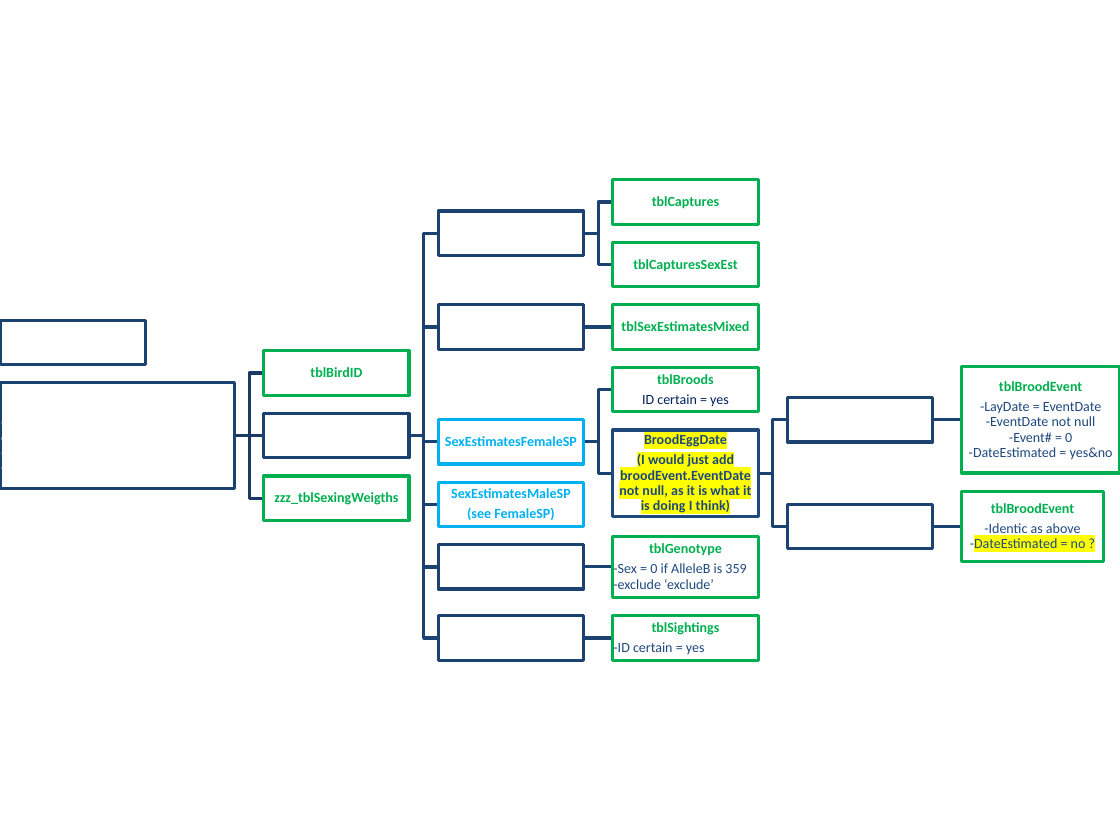
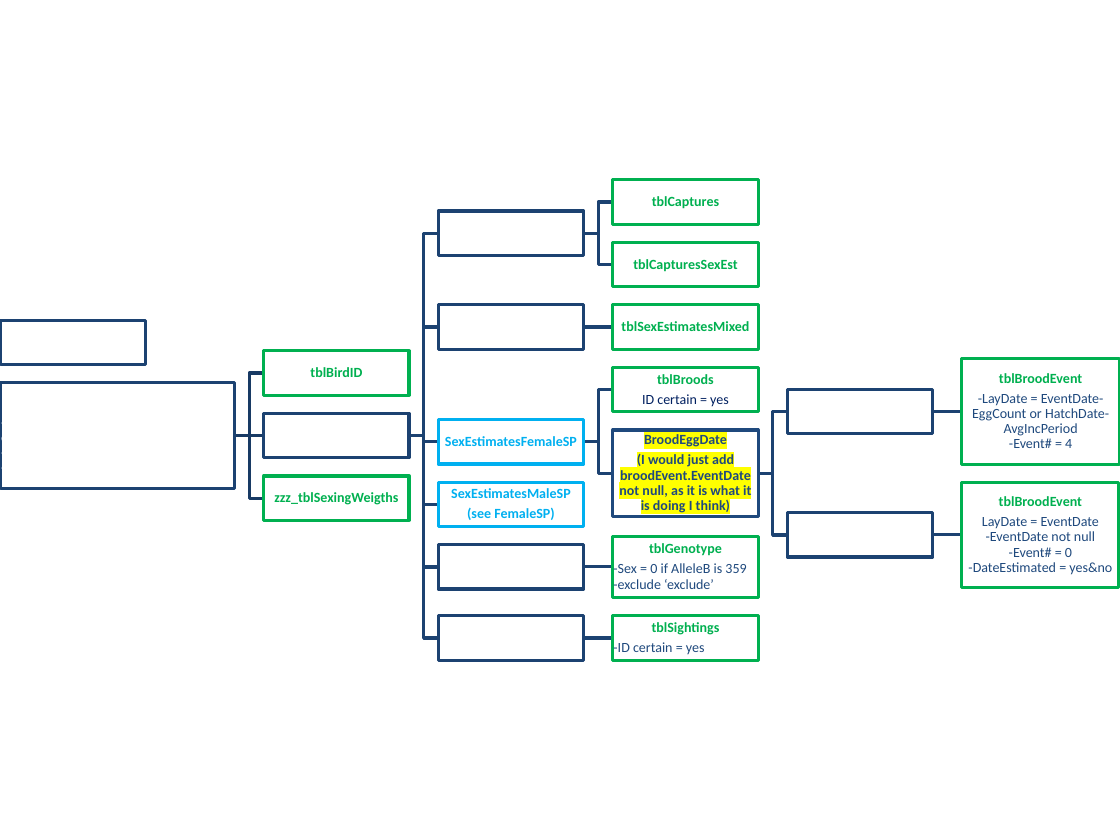
Before and after one commit to MalikaIhle/DB_HouseSparrow_sys_queries, a slide deck: slide 1 of sys_SexEstimate.pptx. Drawn at 1120x840 pixels with LibreOffice and Linux fonts; fonts in the diff are those of the drawing. Boxes give left, top, right and bottom in pixels: in the first picture for what was removed or moved away, otherwise in the second. Text is boxed around its words. In the diff, an @@ line names an element or a change of style, - is before the commit and + after.

```diff
--- a/sys_SexEstimate.pptx
+++ b/sys_SexEstimate.pptx
@@ text added at box(972, 373, 1109, 448), 9 pt, text #1F497D @@
+tblBroodEvent
+-LayDate = EventDate-EggCount or HatchDate-AvgIncPeriod
+-Event# = 4
@@ freeform shape: place and size @@
-freeform shape at box(758, 420, 787, 474)
+freeform shape at box(758, 411, 787, 473)
@@ 2 rectangles, 1 freeform shape: place and size @@
-2 rectangles, 1 freeform shape at box(787, 366, 1120, 473)
+2 rectangles, 1 freeform shape at box(787, 358, 1120, 465)
@@ freeform shape: place and size @@
-freeform shape at box(758, 473, 787, 526)
+freeform shape at box(758, 473, 787, 534)
@@ text "tblBroodEvent": place and size @@
-text "tblBroodEvent" at box(969, 381, 1113, 460)
+text "tblBroodEvent" at box(968, 496, 1112, 575)
@@ rectangle: place and size @@
-rectangle at box(962, 492, 1103, 562)
+rectangle at box(962, 483, 1119, 587)
@@ text removed at box(970, 503, 1086, 552) @@
-tblBroodEvent
--Identic as above
--DateEstimated = no ?
@@ rectangle: place and size @@
-rectangle at box(787, 504, 933, 549)
+rectangle at box(787, 513, 933, 558)
@@ freeform shape: place and size @@
-freeform shape at box(933, 521, 962, 532)
+freeform shape at box(933, 530, 962, 541)
@@ text at box(968, 517, 1112, 575): text changed @@
--LayDate = EventDate
--EventDate not null
--Event# = 0
--DateEstimated = yes&no
+LayDate = EventDate
+-EventDate not null
+-Event# = 0
+-DateEstimated = yes&no
```
Also in this commit, not shown: 6 other files.
